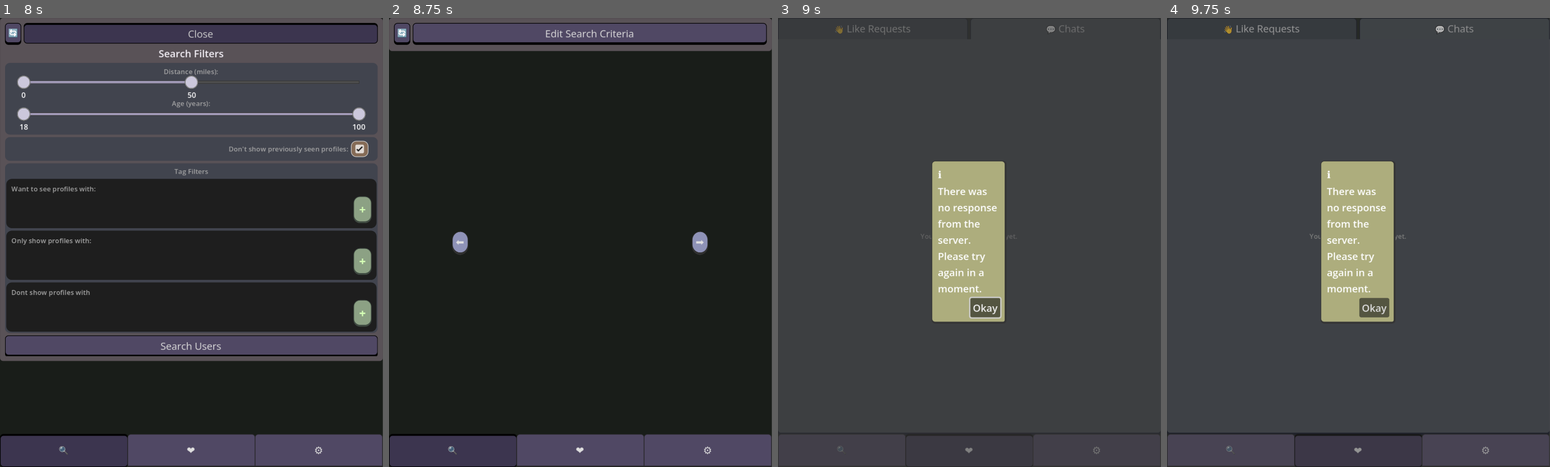
Above: before the commit, frames 1-4 (left to right).
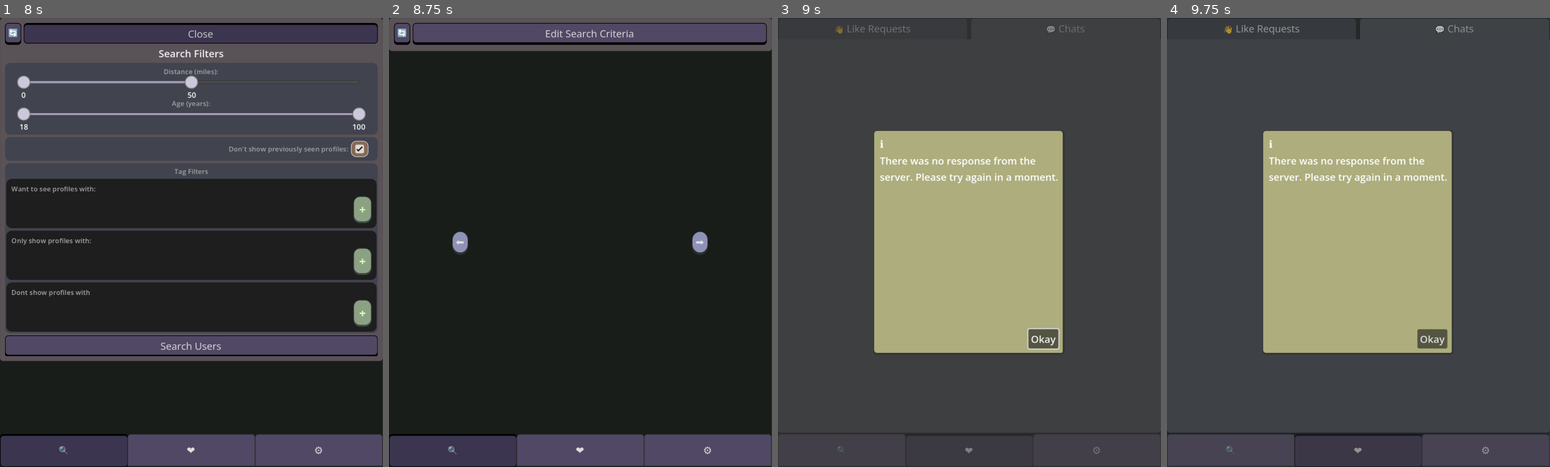
Above: after the commit, the same moments.

Repository: meet-directory/directory-app
Game: Godot game, scene res://app/main_screen/main_screen.tscn
Two runs of this game, one before a commit and one after it. Both use one fixed random seed, a clock stepped at 60 frames per second and the inputs below. This scene is started directly instead of the project's main scene.
Inputs (mouse positions are in pixels of both pictures, inside the frame that each line leads up to):
- Up to frame 1 (8 s): click "ed" at 0.5 s; click "➡️" at 1.25 s; click "⬅️" at 2 s; click "🔍" at 2.75 s; click "🔄" at 3.5 s; click "Edit Search Criteria" at 4.25 s; click (360, 148) at 5 s; click (363, 211) at 5.77 s; click (191, 62) at 6.52 s; type "12" at 6.6 s; click "cancel" at 7.25 s
- Up to frame 2 (8.75 s): click "Search Users" at 8 s
- Up to frame 3 (9 s): click "❤️" at 8.75 s
- Up to frame 4 (9.75 s): click "Okay" at 9.5 s

Frames 1-2 are identical in both runs. In frame 3, 19% of the frame differs, in the area x 25-75%, y 25-75%; in frame 4, 19%.
Error in both runs: Invalid assignment of property or key 'x' with value of type 'Nil' on a base object of type 'Vector2'. (res://app/main_screen/profile/profile_preview/profile_v…

Commit message:
messy commit with things I forgot from the previous few commits

Diff:
--- a/app/main_screen/profile_explorer/profile_scroller/profile_scroller.tscn
+++ b/app/main_screen/profile_explorer/profile_scroller/profile_scroller.tscn
@@ -102,7 +102,11 @@
 [node name="Profile3" parent="ProfileScrollContainer/MarginContainer/ProfileScroller" unique_id=1130062824 instance=ExtResource("1_ytsve")]
 layout_mode = 2
 
-[node name="RightButton" type="Button" parent="." unique_id=384633397]
+[node name="MarginContainer" type="MarginContainer" parent="." unique_id=381478541]
+layout_mode = 2
+mouse_filter = 2
+
+[node name="RightButton" type="Button" parent="MarginContainer" unique_id=384633397]
 unique_name_in_owner = true
 layout_mode = 2
 size_flags_horizontal = 8
@@ -112,7 +116,7 @@
 theme_override_styles/hover = SubResource("StyleBoxFlat_wp0fx")
 text = "➡️"
 
-[node name="LeftButton" type="Button" parent="." unique_id=1635258918]
+[node name="LeftButton" type="Button" parent="MarginContainer" unique_id=1635258918]
 unique_name_in_owner = true
 layout_mode = 2
 size_flags_horizontal = 0
@@ -122,5 +126,5 @@
 theme_override_styles/hover = SubResource("StyleBoxFlat_wp0fx")
 text = "⬅️"
 
-[connection signal="pressed" from="RightButton" to="." method="_on_right_button_pressed"]
-[connection signal="pressed" from="LeftButton" to="." method="_on_left_button_pressed"]
+[connection signal="pressed" from="MarginContainer/RightButton" to="." method="_on_right_button_pressed"]
+[connection signal="pressed" from="MarginContainer/LeftButton" to="." method="_on_left_button_pressed"]
--- a/app/main_screen/settings/submit_tag_menu/warning_box.gd
+++ b/app/main_screen/settings/submit_tag_menu/warning_box.gd
@@ -26,6 +26,7 @@
 
 	panel.visible = use_bg_panel
 	title_label.visible = use_bg_panel
+	title_label.label_settings = label_setting
 
 
 func warn_conditional(key:String, condition:bool) -> void:
--- a/app/main_screen/settings/submit_tag_menu/warning_box.tscn
+++ b/app/main_screen/settings/submit_tag_menu/warning_box.tscn
@@ -10,7 +10,7 @@
 corner_radius_bottom_right = 5
 corner_radius_bottom_left = 5
 
-[node name="WarningBox" type="MarginContainer"]
+[node name="WarningBox" type="MarginContainer" unique_id=1622582092]
 custom_minimum_size = Vector2(80, 0)
 anchors_preset = 10
 anchor_right = 1.0
@@ -21,22 +21,22 @@
 script = ExtResource("1_abyph")
 label_setting = ExtResource("2_2xxka")
 
-[node name="Panel" type="Panel" parent="."]
+[node name="Panel" type="Panel" parent="." unique_id=1227019371]
 unique_name_in_owner = true
 layout_mode = 2
 theme_override_styles/panel = SubResource("StyleBoxFlat_myqrv")
 
-[node name="VBoxContainer" type="VBoxContainer" parent="."]
+[node name="VBoxContainer" type="VBoxContainer" parent="." unique_id=1064590201]
 layout_mode = 2
 
-[node name="TitleLabel" type="Label" parent="VBoxContainer"]
+[node name="TitleLabel" type="Label" parent="VBoxContainer" unique_id=1476251978]
 unique_name_in_owner = true
 layout_mode = 2
 size_flags_horizontal = 0
 text = "⚠️ warnings"
 label_settings = ExtResource("2_2xxka")
 
-[node name="MarginContainer" type="MarginContainer" parent="VBoxContainer"]
+[node name="MarginContainer" type="MarginContainer" parent="VBoxContainer" unique_id=57743648]
 layout_mode = 2
 size_flags_vertical = 3
 theme_override_constants/margin_left = 5
@@ -44,6 +44,6 @@
 theme_override_constants/margin_right = 5
 theme_override_constants/margin_bottom = 5
 
-[node name="WarningLabelContainer" type="VBoxContainer" parent="VBoxContainer/MarginContainer"]
+[node name="WarningLabelContainer" type="VBoxContainer" parent="VBoxContainer/MarginContainer" unique_id=802708127]
 unique_name_in_owner = true
 layout_mode = 2
--- a/app/popups/info_popup_dialogue.gd
+++ b/app/popups/info_popup_dialogue.gd
@@ -1,18 +1,26 @@
 extends CanvasLayer
 class_name InfoPopup
-@onready var popup: MarginContainer = %Popup
 
 signal closed
-
+@export var server_popup_panel_style:StyleBoxFlat
+@onready var popup: MarginContainer = %Popup
 @onready var description_label: Label = %DescriptionLabel
 @onready var close_button: Button = %CloseButton
 @onready var scroll_content: VBoxContainer = %ScrollContent
+@onready var panel: Panel = %Panel
 
 func _ready() -> void:
 	#_resize()
 	close_button.grab_focus()
 
+func use_server_style() -> void:
+	if not is_node_ready():
+		await ready
+	panel.add_theme_stylebox_override("panel", server_popup_panel_style)
+
 func _resize() -> void:
+	if not popup:
+		return
 	var screen_size = get_viewport().get_visible_rect().size
 	popup.custom_minimum_size = screen_size/2
 	await get_tree().process_frame
@@ -25,7 +33,6 @@
 
 func set_text(text:String):
 	description_label.text = text
-	await get_tree().process_frame
 	_resize()
 
 func _input(event: InputEvent) -> void:
--- a/app/popups/info_popup_dialogue.tscn
+++ b/app/popups/info_popup_dialogue.tscn
@@ -2,6 +2,18 @@
 
 [ext_resource type="Script" uid="uid://c6mteqydl40sd" path="res://app/popups/info_popup_dialogue.gd" id="1_d7pvo"]
 [ext_resource type="StyleBox" uid="uid://7s6g47fwt5ve" path="res://resources/styles/greyed_background_panel.tres" id="2_mor8o"]
+
+[sub_resource type="StyleBoxFlat" id="StyleBoxFlat_mor8o"]
+bg_color = Color(0.67682666, 0.68, 0.48960003, 1)
+border_width_left = 1
+border_width_top = 1
+border_width_right = 3
+border_width_bottom = 3
+border_color = Color(0.20871013, 0.20871016, 0.20870999, 1)
+corner_radius_top_left = 5
+corner_radius_top_right = 5
+corner_radius_bottom_right = 5
+corner_radius_bottom_left = 5
 
 [sub_resource type="StyleBoxFlat" id="StyleBoxFlat_d7pvo"]
 bg_color = Color(0.5436913, 0.5754469, 0.66517323, 1)
@@ -18,6 +30,7 @@
 [node name="InfoPopupDialogue" type="CanvasLayer" unique_id=993939486]
 layer = 100
 script = ExtResource("1_d7pvo")
+server_popup_panel_style = SubResource("StyleBoxFlat_mor8o")
 
 [node name="MarginContainer" type="MarginContainer" parent="." unique_id=367784045]
 anchors_preset = 15
@@ -41,6 +54,7 @@
 layout_mode = 2
 
 [node name="Panel" type="Panel" parent="MarginContainer/CenterContainer/Popup" unique_id=238690075]
+unique_name_in_owner = true
 layout_mode = 2
 theme_override_styles/panel = SubResource("StyleBoxFlat_d7pvo")
 
--- a/app/popups/server_popup_dialogue.tscn
+++ b/app/popups/server_popup_dialogue.tscn
@@ -15,11 +15,11 @@
 corner_radius_bottom_right = 5
 corner_radius_bottom_left = 5
 
-[node name="ServerPopupDialogue" type="CanvasLayer"]
+[node name="ServerPopupDialogue" type="CanvasLayer" unique_id=832269416]
 layer = 100
 script = ExtResource("1_2nbn1")
 
-[node name="MarginContainer" type="MarginContainer" parent="."]
+[node name="MarginContainer" type="MarginContainer" parent="." unique_id=824872022]
 anchors_preset = 15
 anchor_right = 1.0
 anchor_bottom = 1.0
@@ -28,42 +28,42 @@
 size_flags_horizontal = 3
 size_flags_vertical = 3
 
-[node name="Panel" type="Panel" parent="MarginContainer"]
+[node name="Panel" type="Panel" parent="MarginContainer" unique_id=1203716969]
 layout_mode = 2
 theme_override_styles/panel = ExtResource("2_nt88v")
 
-[node name="CenterContainer" type="CenterContainer" parent="MarginContainer"]
+[node name="CenterContainer" type="CenterContainer" parent="MarginContainer" unique_id=2144662401]
 layout_mode = 2
 
-[node name="Popup" type="MarginContainer" parent="MarginContainer/CenterContainer"]
+[node name="Popup" type="MarginContainer" parent="MarginContainer/CenterContainer" unique_id=2146454429]
 layout_mode = 2
 
-[node name="Panel" type="Panel" parent="MarginContainer/CenterContainer/Popup"]
+[node name="Panel" type="Panel" parent="MarginContainer/CenterContainer/Popup" unique_id=995810940]
 layout_mode = 2
 theme_override_styles/panel = SubResource("StyleBoxFlat_2nbn1")
 
-[node name="MarginContainer" type="MarginContainer" parent="MarginContainer/CenterContainer/Popup"]
+[node name="MarginContainer" type="MarginContainer" parent="MarginContainer/CenterContainer/Popup" unique_id=308192123]
 layout_mode = 2
 theme_override_constants/margin_left = 10
 theme_override_constants/margin_top = 10
 theme_override_constants/margin_right = 10
 theme_override_constants/margin_bottom = 10
 
-[node name="VBoxContainer" type="VBoxContainer" parent="MarginContainer/CenterContainer/Popup/MarginContainer"]
+[node name="VBoxContainer" type="VBoxContainer" parent="MarginContainer/CenterContainer/Popup/MarginContainer" unique_id=1296639715]
 layout_mode = 2
 
-[node name="Label" type="Label" parent="MarginContainer/CenterContainer/Popup/MarginContainer/VBoxContainer"]
+[node name="Label" type="Label" parent="MarginContainer/CenterContainer/Popup/MarginContainer/VBoxContainer" unique_id=219724901]
 layout_mode = 2
 text = "ℹ️"
 
-[node name="DescriptionLabel" type="Label" parent="MarginContainer/CenterContainer/Popup/MarginContainer/VBoxContainer"]
+[node name="DescriptionLabel" type="Label" parent="MarginContainer/CenterContainer/Popup/MarginContainer/VBoxContainer" unique_id=556075238]
 unique_name_in_owner = true
 custom_minimum_size = Vector2(100, 0)
 layout_mode = 2
 text = "description ipsum dolor ya yada yada"
 autowrap_mode = 2
 
-[node name="CloseButton" type="Button" parent="MarginContainer/CenterContainer/Popup/MarginContainer/VBoxContainer"]
+[node name="CloseButton" type="Button" parent="MarginContainer/CenterContainer/Popup/MarginContainer/VBoxContainer" unique_id=1836713335]
 unique_name_in_owner = true
 layout_mode = 2
 size_flags_horizontal = 8
--- a/globals/app.gd
+++ b/globals/app.gd
@@ -1,6 +1,6 @@
 extends Node
 @export var is_prod = true
-var software_version = 'v0.2.5-beta'
+var software_version = 'v0.2.6-beta'
 ## Prevents downloading photos during development. If using prod, should always be true
 @export var load_photos = true
 
@@ -19,6 +19,7 @@
 var PROFILE_VIEW_WIDTH
 
 signal user_blocked_from_profile_popup
+signal nlikes_changed(nlikes:int) # emitted by matches pane
 
 func is_mobile():
 	return OS.get_name() in ['Android', 'iOS'] or OS.has_feature("web_android") or OS.has_feature("web_ios")
@@ -40,6 +41,7 @@
 		version = VERSIONS.MOBILE
 
 	await get_tree().process_frame
+	#PROFILE_VIEW_WIDTH = 250 # for screenshots
 	PROFILE_VIEW_WIDTH = min(get_screen_size().y*0.9 - 120, 400, get_screen_size().x)
 
 func show_login_screen() -> void:
@@ -73,9 +75,8 @@
 	return popup
 
 func show_error_popup(text:String) -> void:
-	var popup = Constants.error_popup.instantiate()
-	get_tree().root.add_child(popup)
-	popup.set_text(text)
+	var popup:InfoPopup = show_info_popup(text)
+	popup.use_server_style()
 
 func show_conf_popup(text:String, cancel_btn:String="Go back", confirm_btn="Confirm") -> ConfirmationPopup:
 	var popup = Constants.conf_popup.instantiate()
@@ -95,9 +96,10 @@
 func get_screen_size() -> Vector2:
 	return get_viewport().get_visible_rect().size
 
-func show_chat_pane(chat_id:int, username:String) -> void:
+func show_chat_pane(chat_id:int, username:String) -> ChatPane:
 	var pane:ChatPane = add_node(Constants.chat_pane_scene)
 	pane.setup(chat_id, username)
+	return pane
 
 func show_slideup_menu(menu:Menu) -> void:
 	var slide_up_menu:SlideUpMenu = add_node(Constants.slide_up_menu_scene)
--- a/globals/constants.gd
+++ b/globals/constants.gd
@@ -11,7 +11,6 @@
 const profile_editor_scene = preload("res://app/main_screen/profile/profile_editor/profile_editor_popup.tscn")
 const profile_preview_popup_scene = preload("res://app/main_screen/profile/profile_preview/profile_view_popup.tscn")
 const info_popup = preload("res://app/popups/info_popup_dialogue.tscn")
-const error_popup = preload("res://app/popups/server_popup_dialogue.tscn")
 const conf_popup = preload("res://app/popups/confirmation_popup_dialogue.tscn")
 const tag_scene = preload("res://app/main_screen/profile_explorer/search_tool/tag_control.tscn")
 const editable_tag_scene = preload("res://app/main_screen/profile_explorer/search_tool/editable_tag.tscn")
--- a/globals/object_storage.gd
+++ b/globals/object_storage.gd
@@ -56,4 +56,8 @@
 			var image:Image = Image.new()
 			if !body.is_empty():
 				image.load_jpg_from_buffer(body)
-				callback.call(image)
+				if callback.is_valid():
+					callback.call(image)
+		#_:
+			## TODO should send this error back to the server
+			#print(response_code, body.get_string_from_utf8())
Not shown: 1 places in app/main_screen/settings/submit_tag_menu/warning_box.tscn that only renumber resources
Not shown: 1 places in app/popups/server_popup_dialogue.tscn that only renumber resources
Not shown, changed: export_presets.cfg
